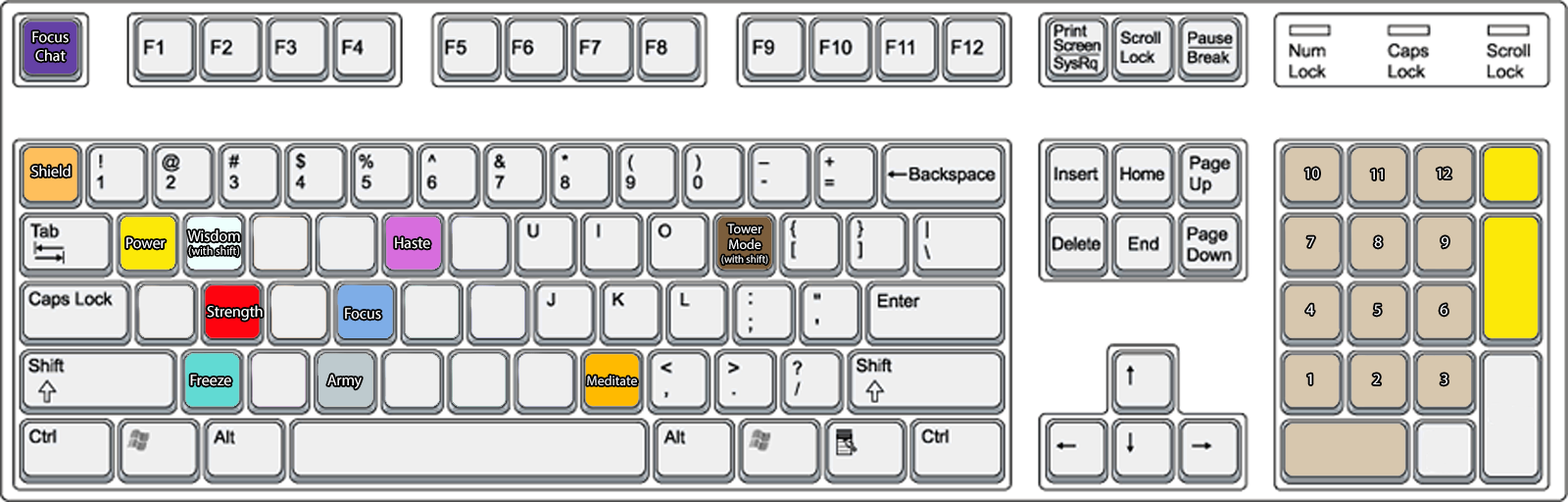
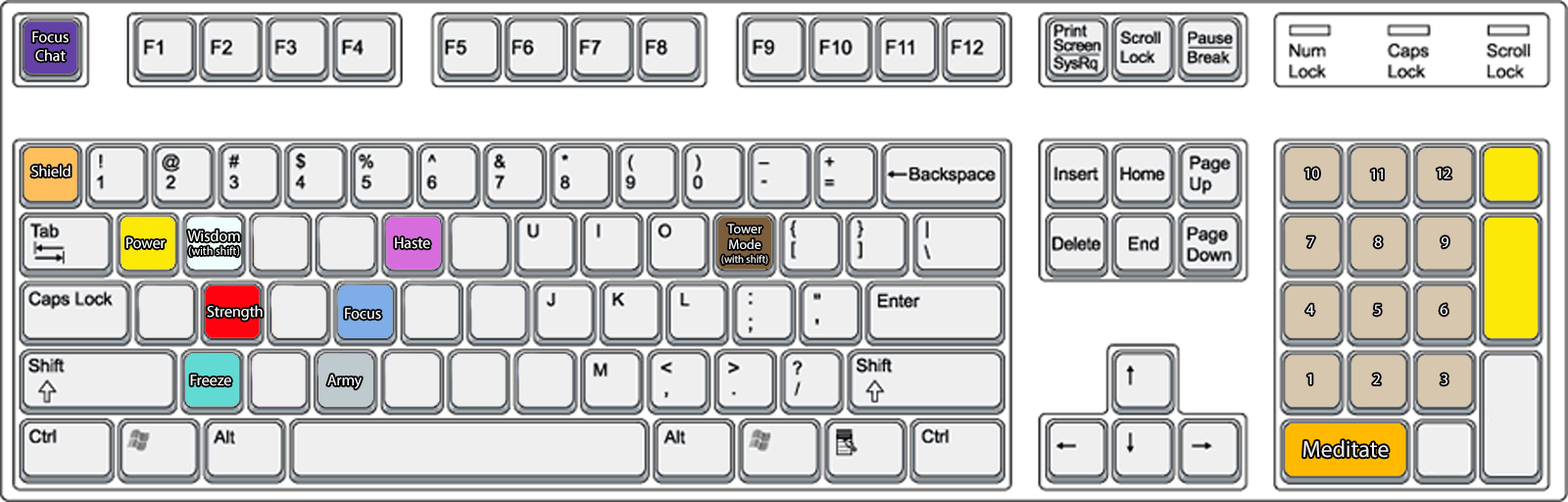
Two versions of the same layered image (1568px x 502px). Layer-by-layer changes:
painted on "Meditate" over [587, 375, 1389, 458]
painted on "Priest Keyboard" over [585, 353, 1407, 477]
